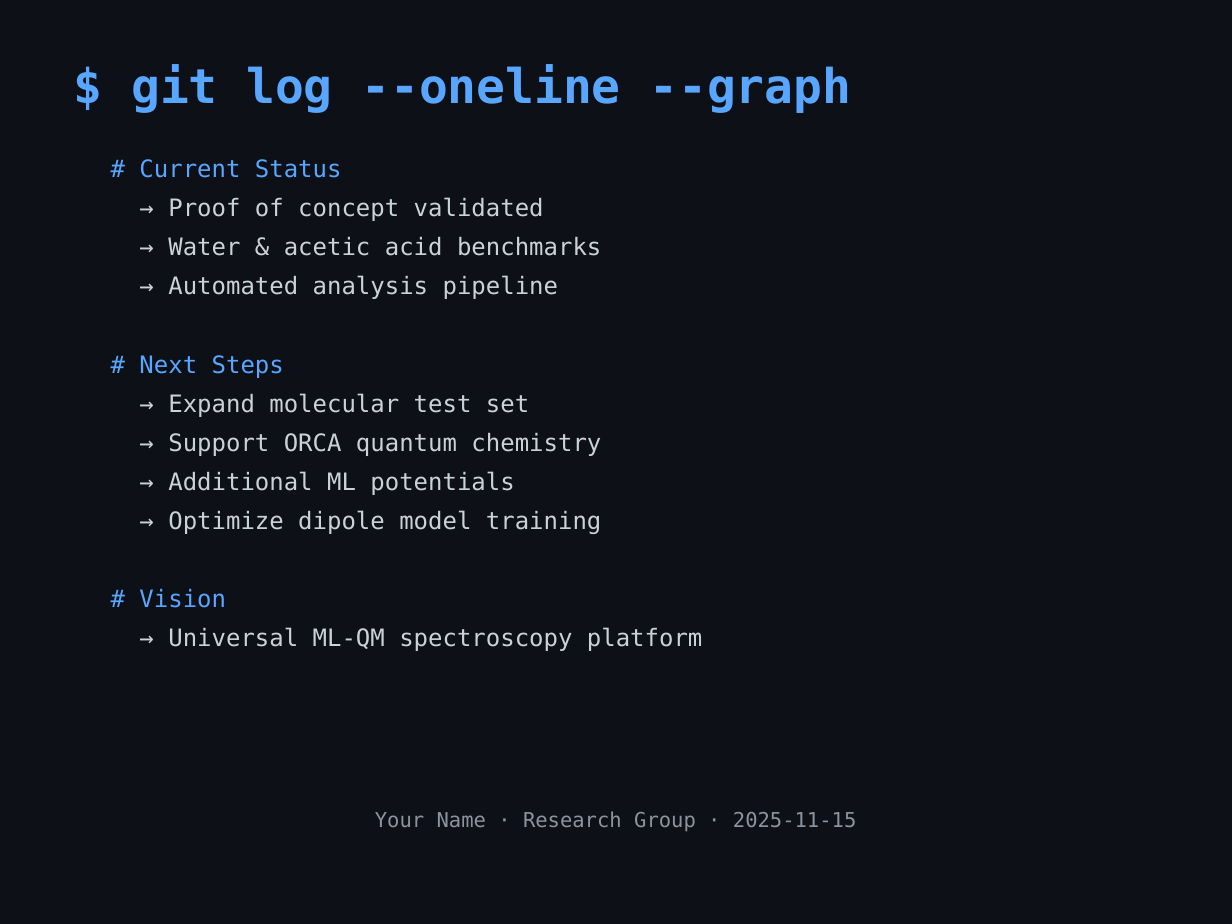
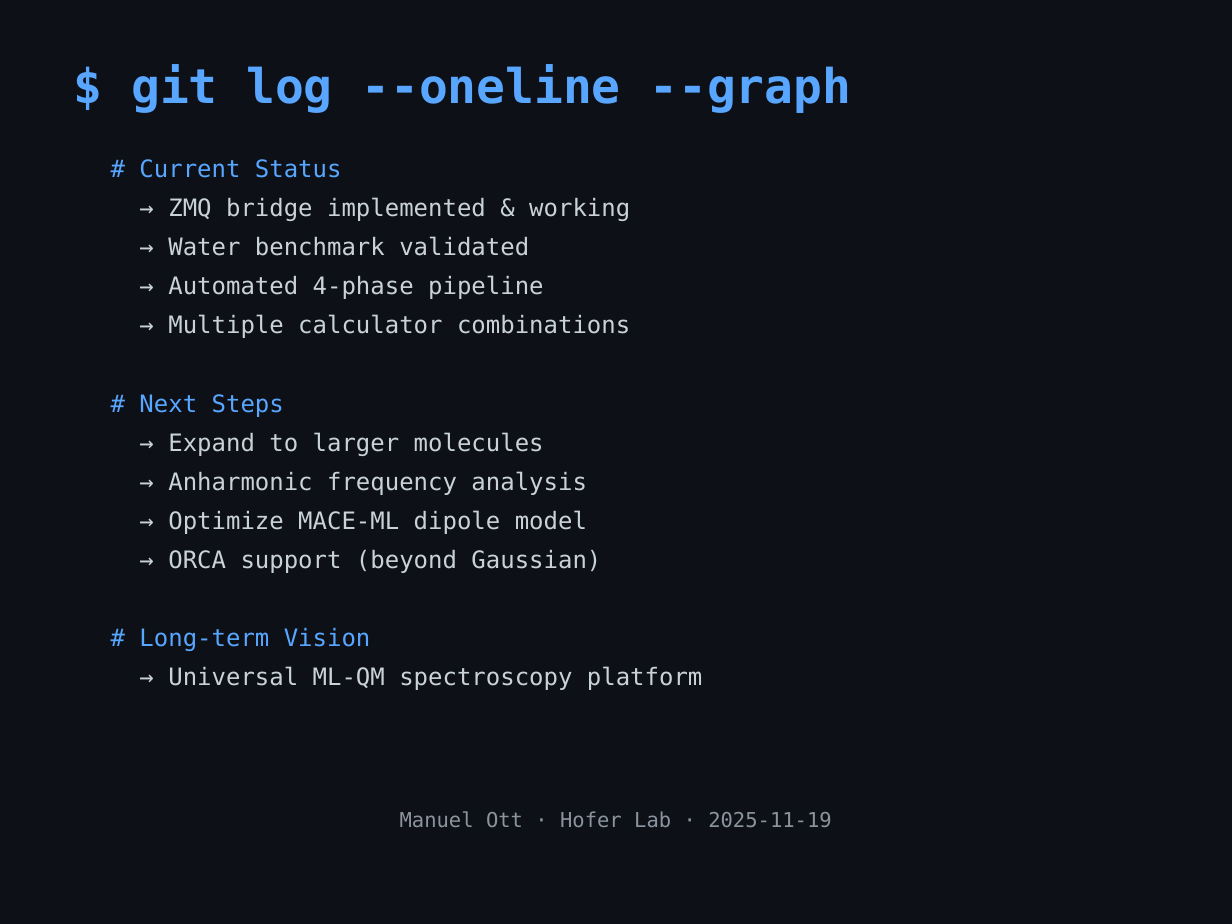
Before and after one commit to mott91/mace_gaussian_interface, a slide deck: slide 11 of presentation/mace_gaussian_presentation.pptx. Drawn at 1232x924 pixels with LibreOffice and Linux fonts; fonts in the diff are those of the drawing. Boxes give left, top, right and bottom in pixels: in the first picture for what was removed or moved away, otherwise in the second. Text is boxed around its words. In the diff, an @@ line names an element or a change of style, - is before the commit and + after.

```diff
--- a/presentation/mace_gaussian_presentation.pptx
+++ b/presentation/mace_gaussian_presentation.pptx
@@ text at box(168, 197, 630, 338): text changed @@
-→ Proof of concept validated
-→ Water & acetic acid benchmarks
-→ Automated analysis pipeline
+→ ZMQ bridge implemented & working
+→ Water benchmark validated
+→ Automated 4-phase pipeline
+→ Multiple calculator combinations
@@ text at box(139, 432, 601, 651): text changed @@
-→ Expand molecular test set
-→ Support ORCA quantum chemistry
-→ Additional ML potentials
-→ Optimize dipole model training
-# Vision
+→ Expand to larger molecules
+→ Anharmonic frequency analysis
+→ Optimize MACE-ML dipole model
+→ ORCA support (beyond Gaussian)
+# Long-term Vision
@@ text at box(400, 811, 831, 827): text changed @@
-Your Name · Research Group · 2025-11-15
+Manuel Ott · Hofer Lab · 2025-11-19
```
Also in this commit, not shown: 9 other slides changed, 1 slide added, 1 slide removed, 1 other file.
